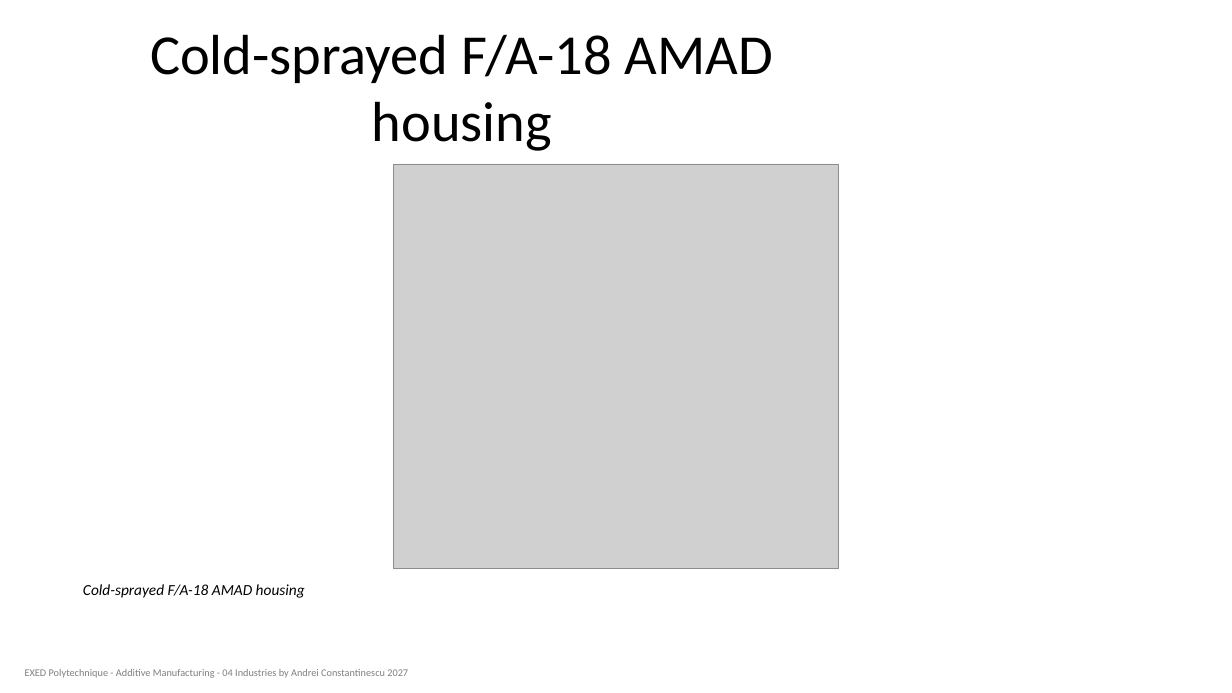
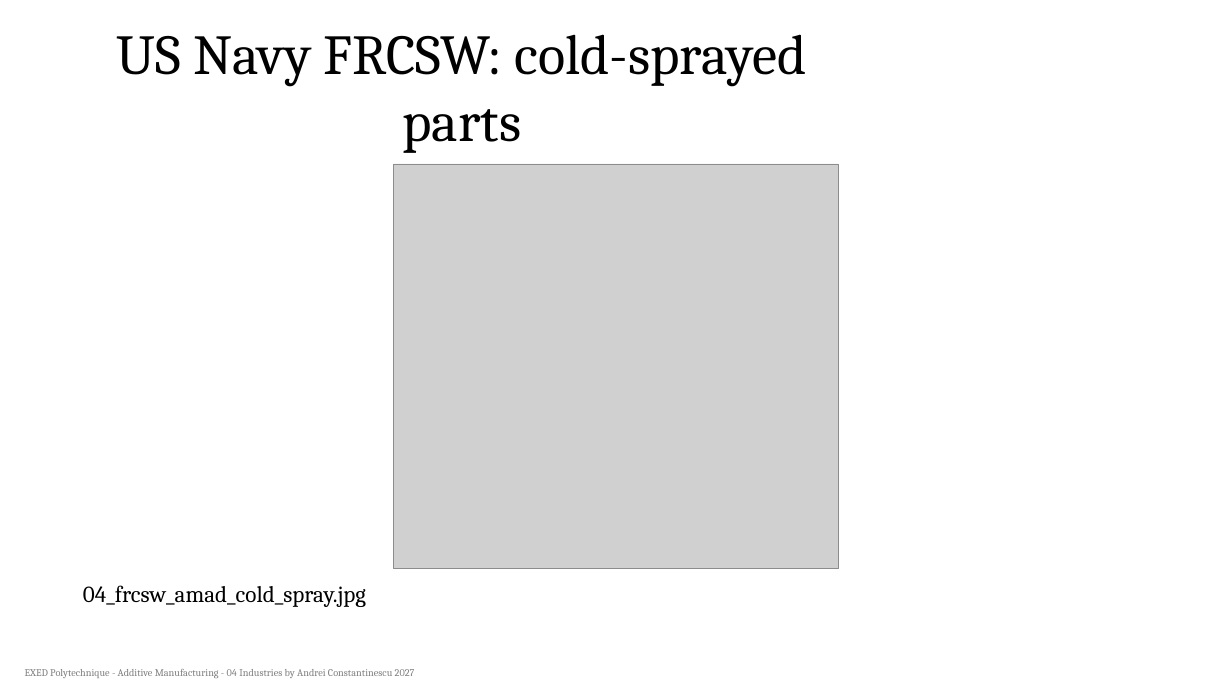
Before and after one commit to aconstant-lms/X-FabAdd, a slide deck: slide 6 of 04_industries/slides/04_am_repair_figures_test.pptx. Drawn at 1232x693 pixels with LibreOffice and Linux fonts; fonts in the diff are those of the drawing; grey boxes stand for pictures. Boxes give left, top, right and bottom in pixels: in the first picture for what was removed or moved away, otherwise in the second. Text is boxed around its words. In the diff, an @@ line names an element or a change of style, - is before the commit and + after.

```diff
--- a/04_industries/slides/04_am_repair_figures_test.pptx
+++ b/04_industries/slides/04_am_repair_figures_test.pptx
@@ title at (x1=116, y1=34, x2=807, y2=153): text changed; font Calibri to Cambria @@
-Cold-sprayed F/A-18 AMAD housing
+US Navy FRCSW: cold-sprayed parts
@@ text at (x1=83, y1=585, x2=366, y2=607): text changed; size 12 to 18 pt; font Calibri to Cambria; italic off @@
-Cold-sprayed F/A-18 AMAD housing
+04_frcsw_amad_cold_spray.jpg
@@ text "EXED Polytechnique - Additive Manufacturing ..." at (x1=25, y1=669, x2=415, y2=678): font Calibri to Cambria @@
```
Also in this commit, not shown: 14 other slides changed.
